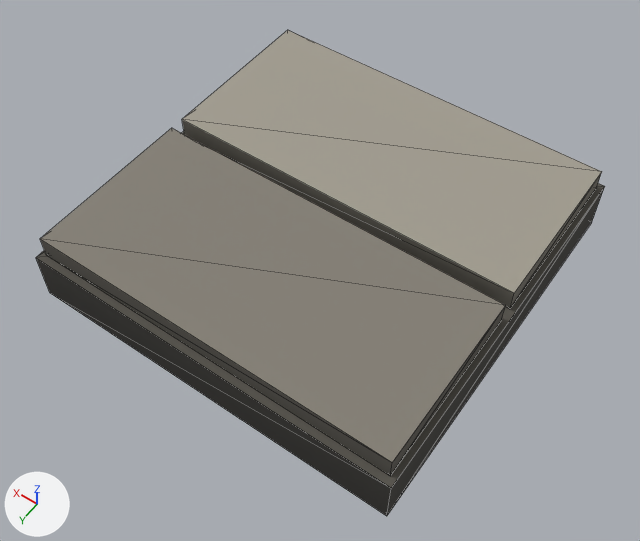
One commit to the glTF model data/model/foundation_stone.glb: the scene before it, then after it.
Rendered twice from a 50 mm camera at (-0.817, 1.184, 1.781) aimed at (-0.025, 0.076, 0.04). Every picture has the same lights, and +X, +Y and +Z are marked at lower left. The older version comes first. Mesh edges are drawn as thin lines. Vertices at exactly the same position are counted once.
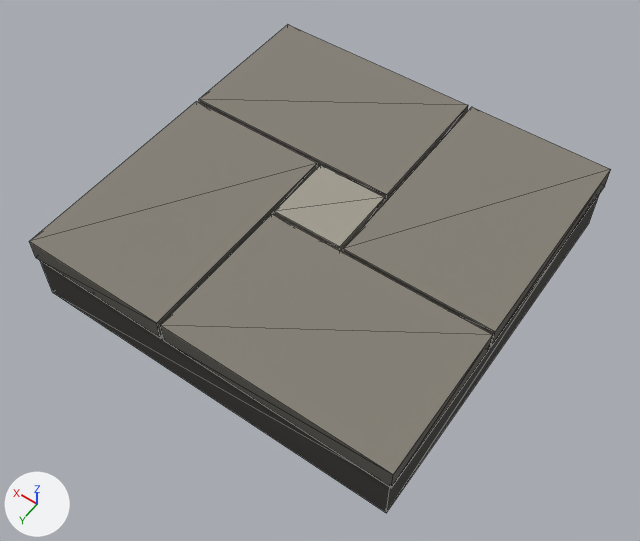
The change, as a list of edits to the scene's bpy script:
```text
Change me_mesh_0:
    used by ob_mesh_0; location = (0.0, 0.0, 0.0)
    remove me_mesh_0.from_pydata(...)  # 24 vertices, 36 faces; spans x -0.5..0.5, y -0.5..0.5, z 0.0..0.2
    add me_mesh_0.from_pydata(...)  # 48 vertices, 72 faces; spans x -0.5..0.5, y -0.5..0.5, z 0.0..0.2
    me_mesh_0 part 1: a new loose piece, a box spanning x -0.495..0.495, y -0.495..0.495, z 0.0..0.14, in mat_material_0 (picture img_image_0)
    me_mesh_0 part 2: a new loose piece, a box spanning x -0.095..0.095, y -0.095..0.095, z 0.14..0.2, in mat_material_0 (picture img_image_0)
    me_mesh_0 part 3
    20 vertices are removed from x -0.5..0.5, y -0.5..0.5, z 0.0..0.2
    36 faces are deleted
    16 vertices are added at x -0.5..0.5, y -0.5..0.5, z 0.14..0.2
    12 new vertices lie (0.0, 0.0, 0.06) away from vertices in x -0.5..0.5, y -0.5..0.5, z 0.14
    48 new faces join them
```

Changed parts and their boxes (x1, y1, x2, y2) in the pictures (640 x 541 px; the box of a moved part takes in the faces that stretch with it):
'Mesh_0', reshaped: before (36, 30, 605, 516); after (29, 25, 611, 513)
part 1 of me_mesh_0, added: after (40, 195, 599, 513)
part 2 of me_mesh_0, added: after (274, 165, 385, 252)
part 3 of me_mesh_0, moved or reshaped: before (36, 30, 605, 516); after (29, 25, 611, 488)
